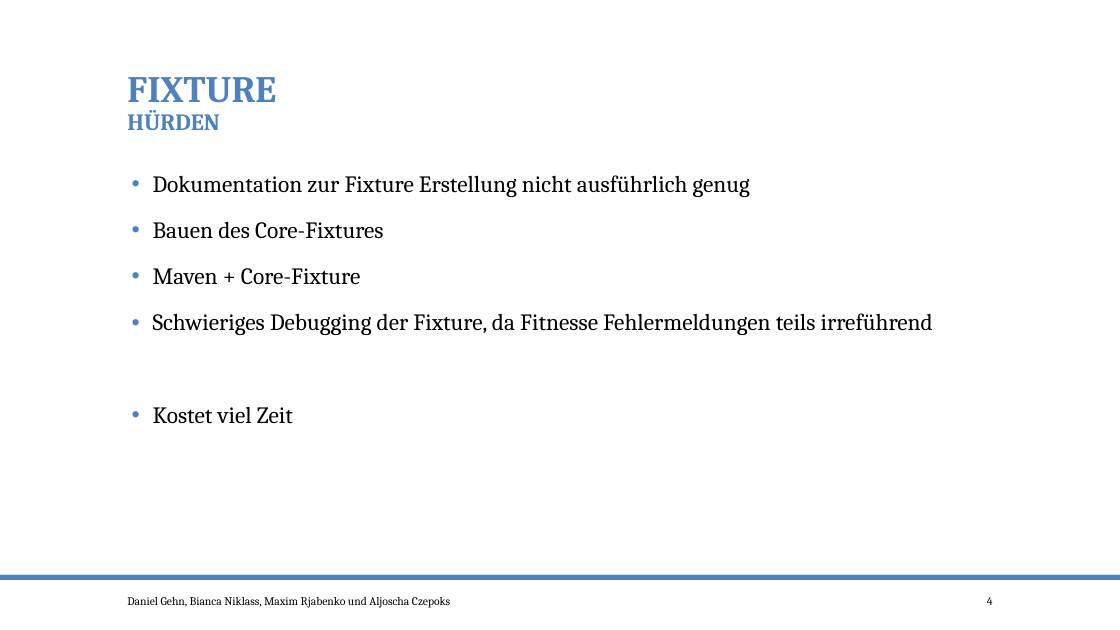
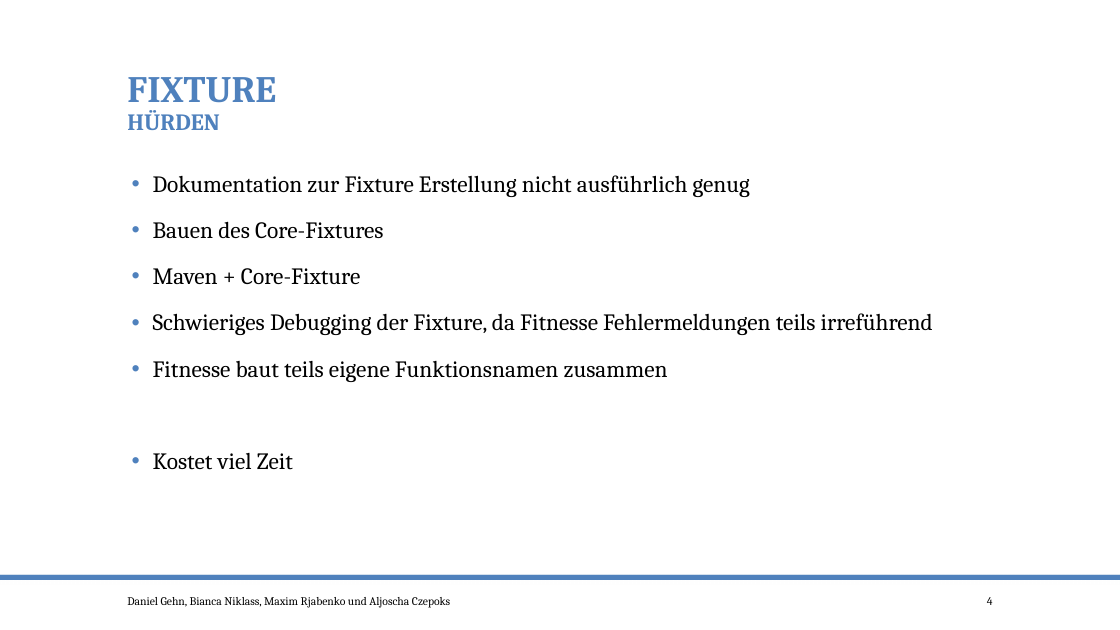
Before and after one commit to po-test-ws-2015/test-cycle, a slide deck: slide 4 of TestenMileStone2.pptx. Drawn at 1120x630 pixels with LibreOffice and Linux fonts; fonts in the diff are those of the drawing. Boxes give left, top, right and bottom in pixels: in the first picture for what was removed or moved away, otherwise in the second. Text is boxed around its words. In the diff, an @@ line names an element or a change of style, - is before the commit and + after.

```diff
--- a/TestenMileStone2.pptx
+++ b/TestenMileStone2.pptx
@@ text at box(153, 361, 668, 382): paragraph added @@
+• Fitnesse baut teils eigene Funktionsnamen zusammen
```
